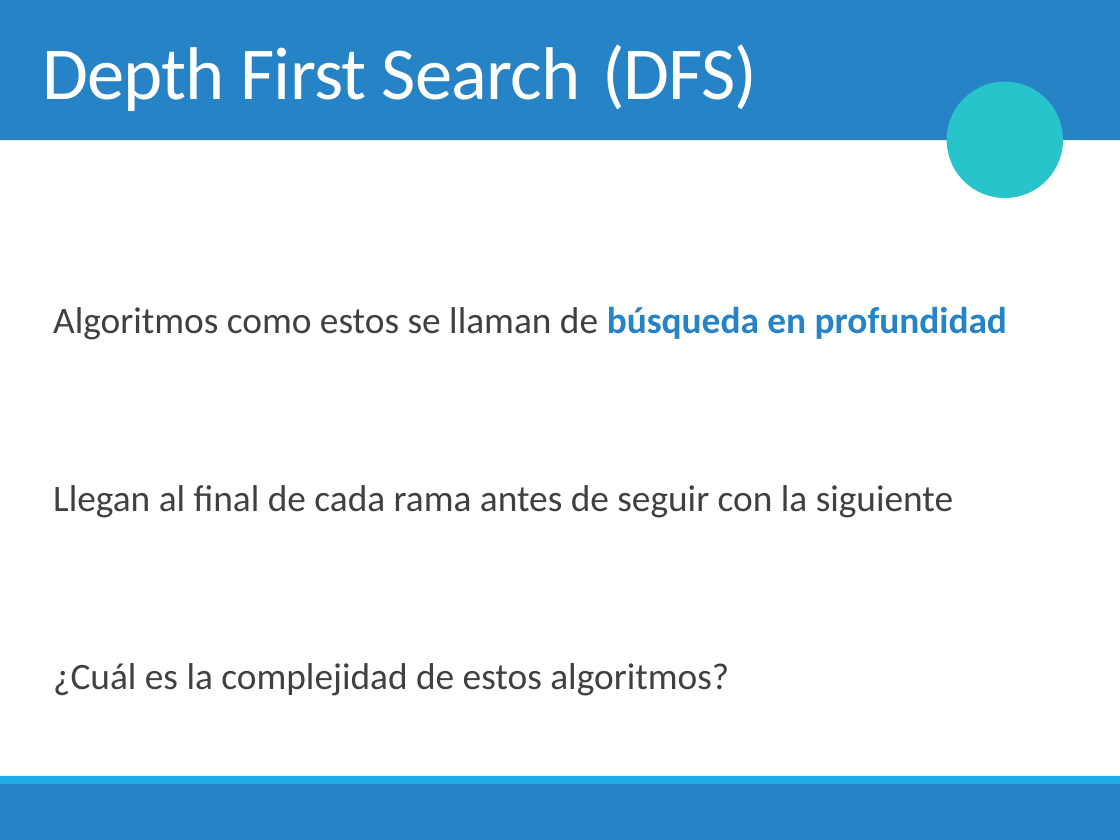
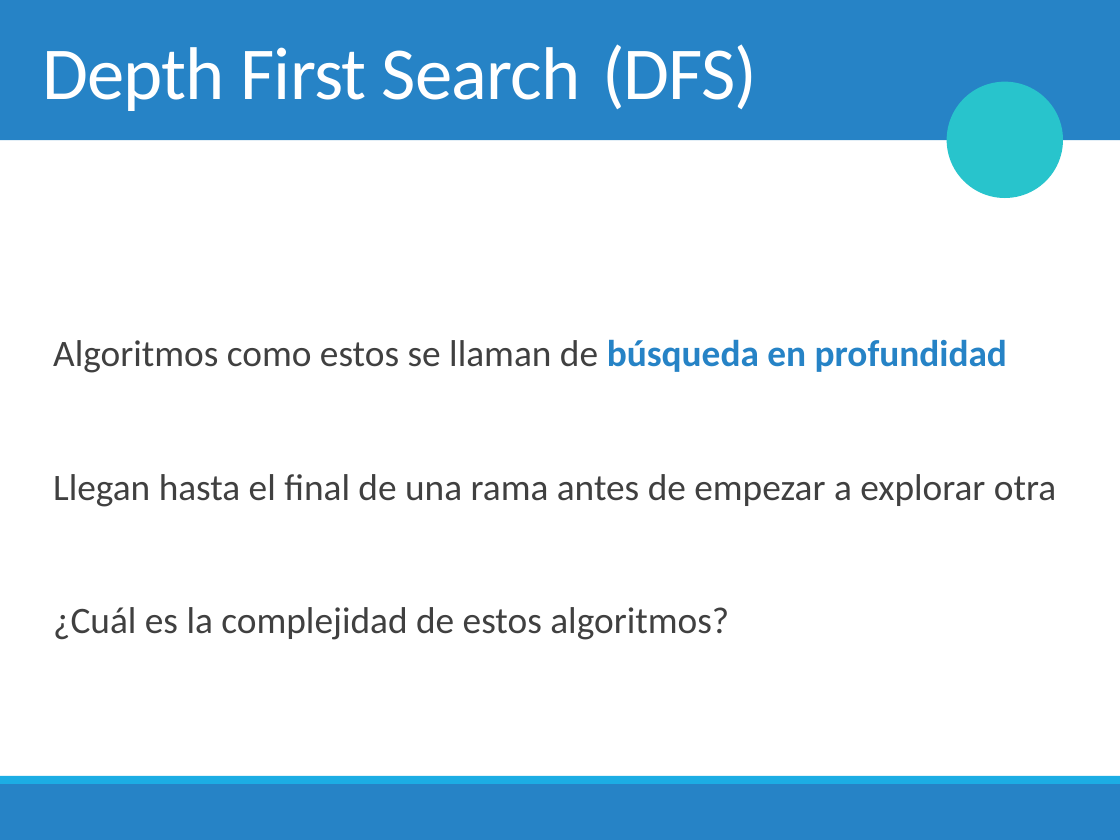
Before and after one commit to mplazadelosreyes/2018-2, a slide deck: slide 47 of Clases/13. Grafos & Depth First Search.pptx. Drawn at 1120x840 pixels with LibreOffice and Linux fonts; fonts in the diff are those of the drawing; background and template pictures are left out. Boxes give left, top, right and bottom in pixels: in the first picture for what was removed or moved away, otherwise in the second. Text is boxed around its words. In the diff, an @@ line names an element or a change of style, - is before the commit and + after.

```diff
--- a/Clases/13. Grafos & Depth First Search.pptx
+++ b/Clases/13. Grafos & Depth First Search.pptx
@@ text at (x1=53, y1=339, x2=1007, y2=640): line spacing 1.5 to 1 @@
@@ text at (x1=53, y1=474, x2=1056, y2=507): text changed @@
-  Llegan al final de cada rama antes de seguir con la siguiente
+  Llegan hasta el final de una rama antes de empezar a explorar otra
```
Also in this commit, not shown: 41 other slides changed, 23 slides added, 1 slide removed, 5 other files.
